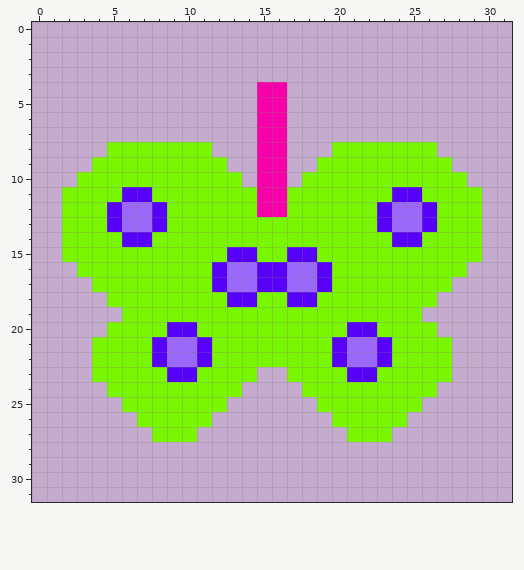
File history of a pixel-art sprite, Senior Project Game/Assets/ArtAssets/ItemsSprites/berry.png. That is the earlier state.
The file is 32x32 pixels.
New version:
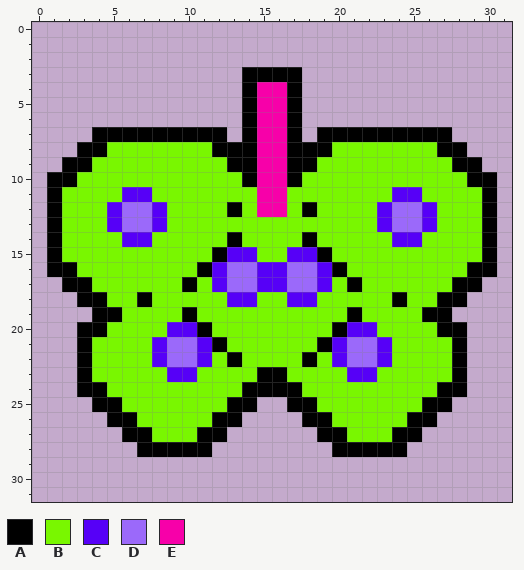
Palette (. is transparent): A #000000  B #79f700  C #5600f7  D #9b69fa  E #f700a9
Diff:
The author put colour A in row 3 at x 14 to 17; in rows 4 to 6 at x 14 and 17; in row 7 at x 4 to 12, 14, 17 and 19 to 27; in row 8 at x 3 to 4, 12 to 14, 17 to 19 and 27 to 28; in row 9 at x 2 to 3, 13 to 14, 17 to 18 and 28 to 29; in row 10 at x 1 to 2, 14, 17 and 29 to 30.
The author put colour A in rows 11 to 15 at x 1 and 30; in row 16 at x 1 to 2 and 29 to 30; in row 17 at x 2 to 3 and 28 to 29; in row 18 at x 3 to 4 and 27 to 28; in row 19 at x 4 to 5 and 26 to 27; in row 20 at x 3 to 4 and 27 to 28.
The author put colour A in rows 21 to 22 at x 3 and 28; in row 23 at x 3, 15 to 16 and 28; in row 24 at x 3 to 4, 14 to 17 and 27 to 28; in row 25 at x 4 to 5, 13 to 14, 17 to 18 and 26 to 27; in row 26 at x 5 to 6, 12 to 13, 18 to 19 and 25 to 26; in row 27 at x 6 to 7, 11 to 12, 19 to 20 and 24 to 25.
The author put colour A in row 28 at x 7 to 11 and 20 to 24.
Colour B becomes colour A in row 12 at x 13 and 18; in row 14 at x 13 and 18; in row 15 at x 12 and 19; in row 16 at x 11 and 20; in row 17 at x 10 and 21; in row 18 at x 7 and 24.
Colour B becomes colour A in row 19 at x 10 and 21; in row 20 at x 11 and 20; in row 21 at x 12 and 19; in row 22 at x 13 and 18.
Where, in picture pixels (left, top, right, bottom), the same in both pictures:
changed: (47, 67, 497, 457)
